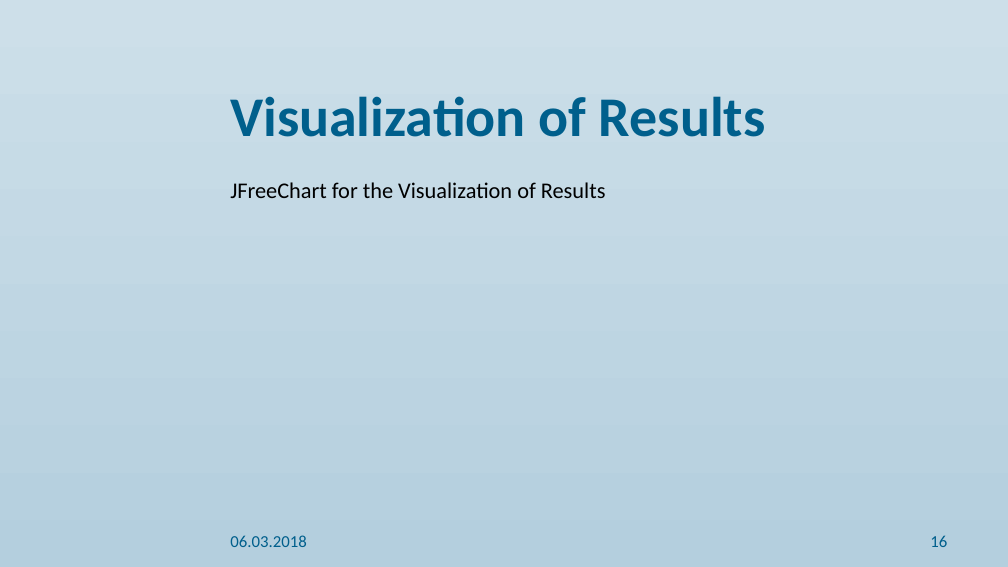
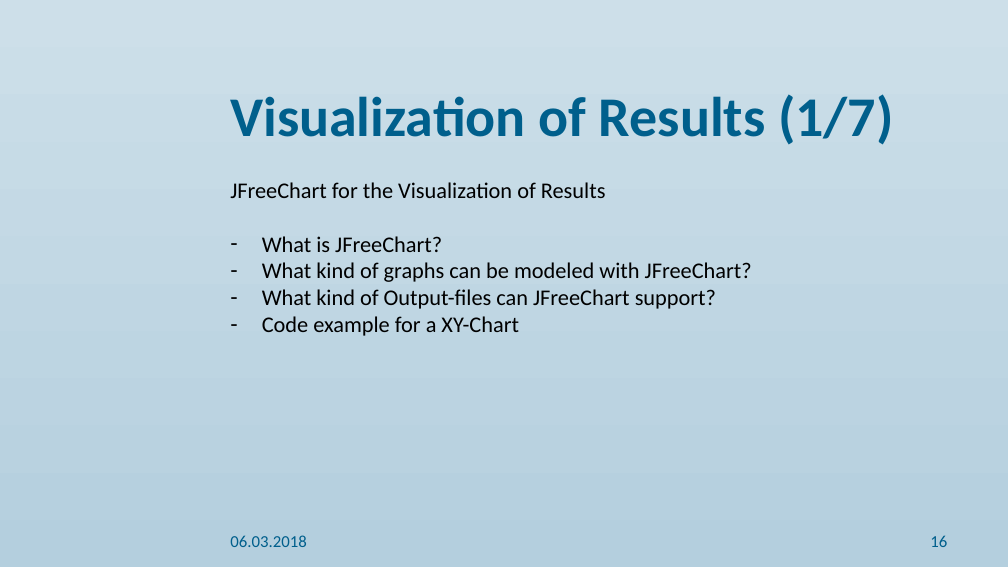
Before and after one commit to alkascaria/7_project4_antidote_benchmarks, a slide deck: slide 16 of Final Presentation/final presentation ppt.pptx. Drawn at 1008x567 pixels with LibreOffice and Linux fonts; fonts in the diff are those of the drawing; background and template pictures are left out. Boxes give left, top, right and bottom in pixels: in the first picture for what was removed or moved away, otherwise in the second. Text is boxed around its words. In the diff, an @@ line names an element or a change of style, - is before the commit and + after.

Commit message:
Slides for the Results Visualization's presentation added

```diff
--- a/Final Presentation/final presentation ppt.pptx
+++ b/Final Presentation/final presentation ppt.pptx
@@ title at [230,94,894,145]: text changed @@
-Visualization of Results
+Visualization of Results (1/7)
@@ subtitle at [262,236,752,336]: paragraphs added @@
+– What is JFreeChart?
+– What kind of graphs can be modeled with JFreeChart?
+– What kind of Output-files can JFreeChart support?
+– Code example for a XY-Chart
```
Also in this commit, not shown: 6 slides added.
